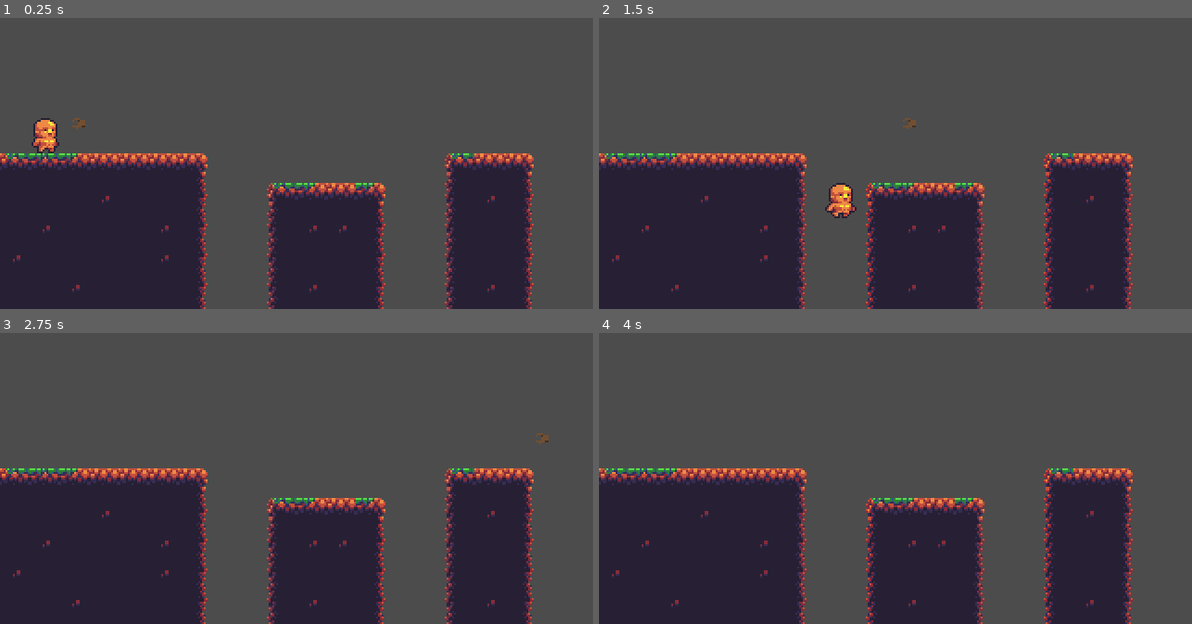
Above: before the commit, frames 1-4 (two rows, left to right).
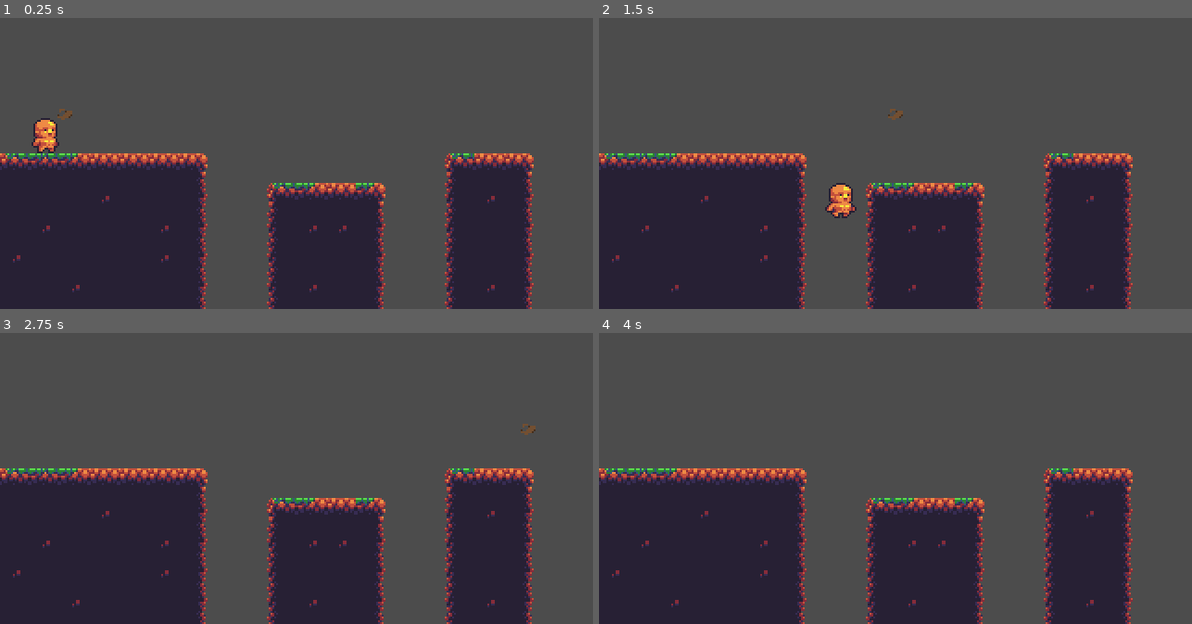
Above: after the commit, the same moments.

Repository: John2324/GameJam
Game: Godot game, scene res://Scenes/Stage1.tscn
Same seed, same stepped clock (60 frames per second), same inputs: the game is played once before the commit and once after it.
Inputs:
- Up to frame 1 (0.25 s): no input
- Up to frame 2 (1.5 s): hold Right (right) from 0.53 s (still down); tap Up (up) at 0.77 s
- Up to frame 3 (2.75 s): tap Up (up) at 1.52 s; tap Enter at 2 s; release Right (right) at 2.03 s; hold Left (left) from 2.03 s (still down)
- Up to frame 4 (4 s): tap Space at 2.75 s; release Left (left) at 2.78 s; hold Right (right) from 2.78 s (still down); tap Up (up) at 3.02, 3.77 s; tap Enter at 3.5 s

The runs differ from the first frame. In frame 1, 0.1% of the frame differs, in the area x 9-15%, y 31-39%; in frame 2, 0.1%; in frame 3, 0.1%; in frame 4, nothing differs.

Commit message:
Reposition fireball collision shape and animation

Diff:
--- a/Scenes/FireBall.tscn
+++ b/Scenes/FireBall.tscn
@@ -2,8 +2,6 @@
 
 [ext_resource path="res://Scripts/FireBall.gd" type="Script" id=1]
 [ext_resource path="res://Art/Monster-Creatures-Fantasy/Flying eye/projectile_sprite.png" type="Texture" id=2]
-
-
 
 [sub_resource type="AtlasTexture" id=1]
 atlas = ExtResource( 2 )
@@ -29,23 +27,21 @@
 radius = 2.88334
 
 [node name="FireBall" type="Area2D"]
-position = Vector2( 3.64754, 3.84432 )
 script = ExtResource( 1 )
 __meta__ = {
 "_edit_group_": true
 }
 
 [node name="AnimatedSprite" type="AnimatedSprite" parent="."]
-position = Vector2( 7.34994, 4.67493 )
+position = Vector2( -11.0315, -7.84596 )
 scale = Vector2( 0.4499, 0.328003 )
 frames = SubResource( 4 )
 animation = "Fireball"
+centered = false
 
 [node name="CollisionShape2D" type="CollisionShape2D" parent="."]
-position = Vector2( 8.23825, 4.66162 )
 shape = SubResource( 5 )
 
 [node name="VisibilityNotifier2D" type="VisibilityNotifier2D" parent="."]
-position = Vector2( 8.2787, 4.3637 )
 scale = Vector2( 0.253628, 0.222394 )
 [connection signal="screen_exited" from="VisibilityNotifier2D" to="." method="_on_VisibilityNotifier2D_screen_exited"]
Not shown: 1 places in Art/Sprite-Frames/player.tres that only renumber resources
